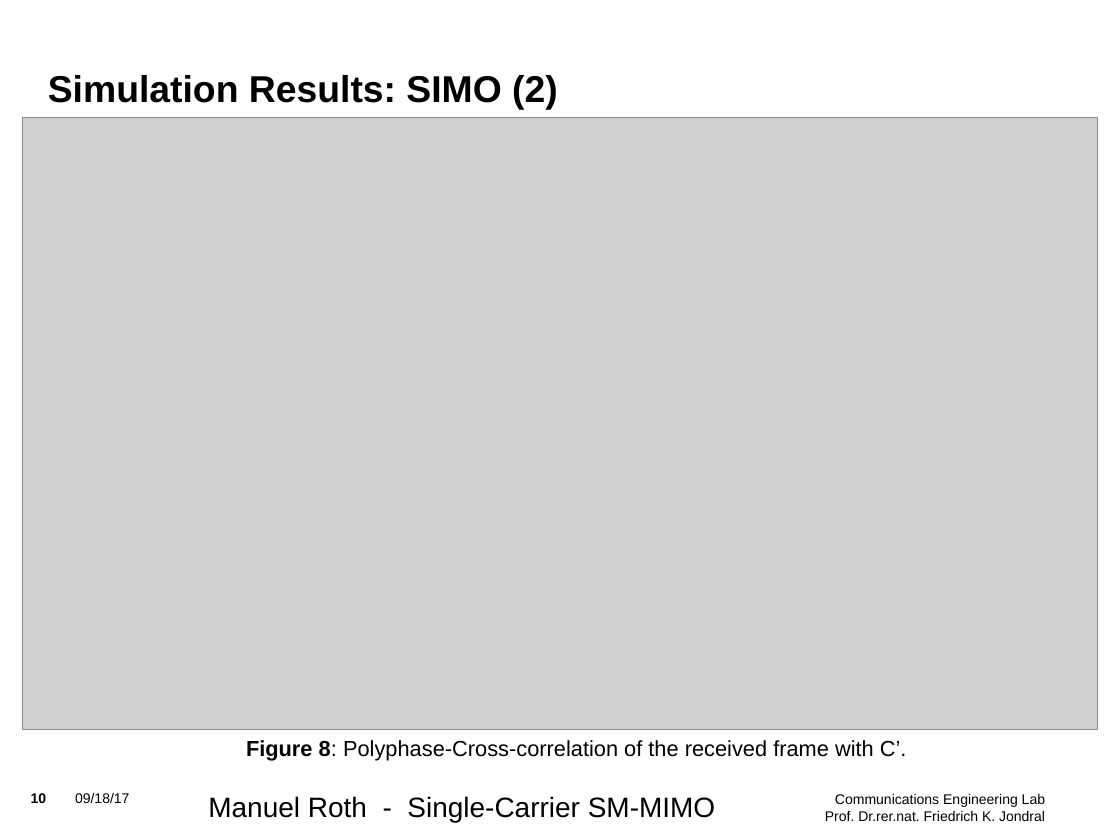
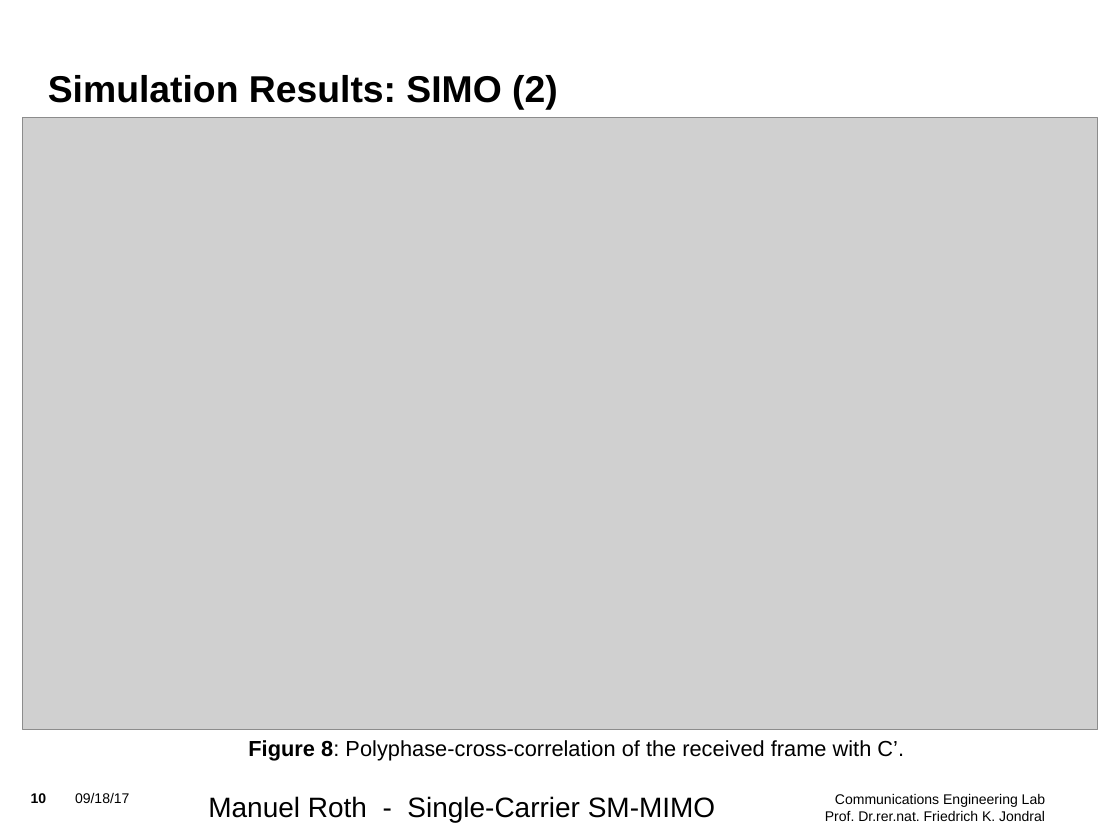
Before and after one commit to mnxx/sc-sm-transceiver, a slide deck: slide 10 of presentations/Update_3.odp. Drawn at 1120x840 pixels with LibreOffice and Linux fonts; fonts in the diff are those of the drawing; grey boxes stand for pictures; background and template pictures are left out. Boxes give left, top, right and bottom in pixels: in the first picture for what was removed or moved away, otherwise in the second. Text is boxed around its words. In the diff, an @@ line names an element or a change of style, - is before the commit and + after.

```diff
--- a/presentations/Update_3.odp
+++ b/presentations/Update_3.odp
@@ text at (248,740,904,761): text changed @@
-Figure 8: Polyphase-Cross-correlation of the received frame with C’.
+Figure 8: Polyphase-cross-correlation of the received frame with C’.
```
Also in this commit, not shown: 3 other slides changed, 1 other file.
